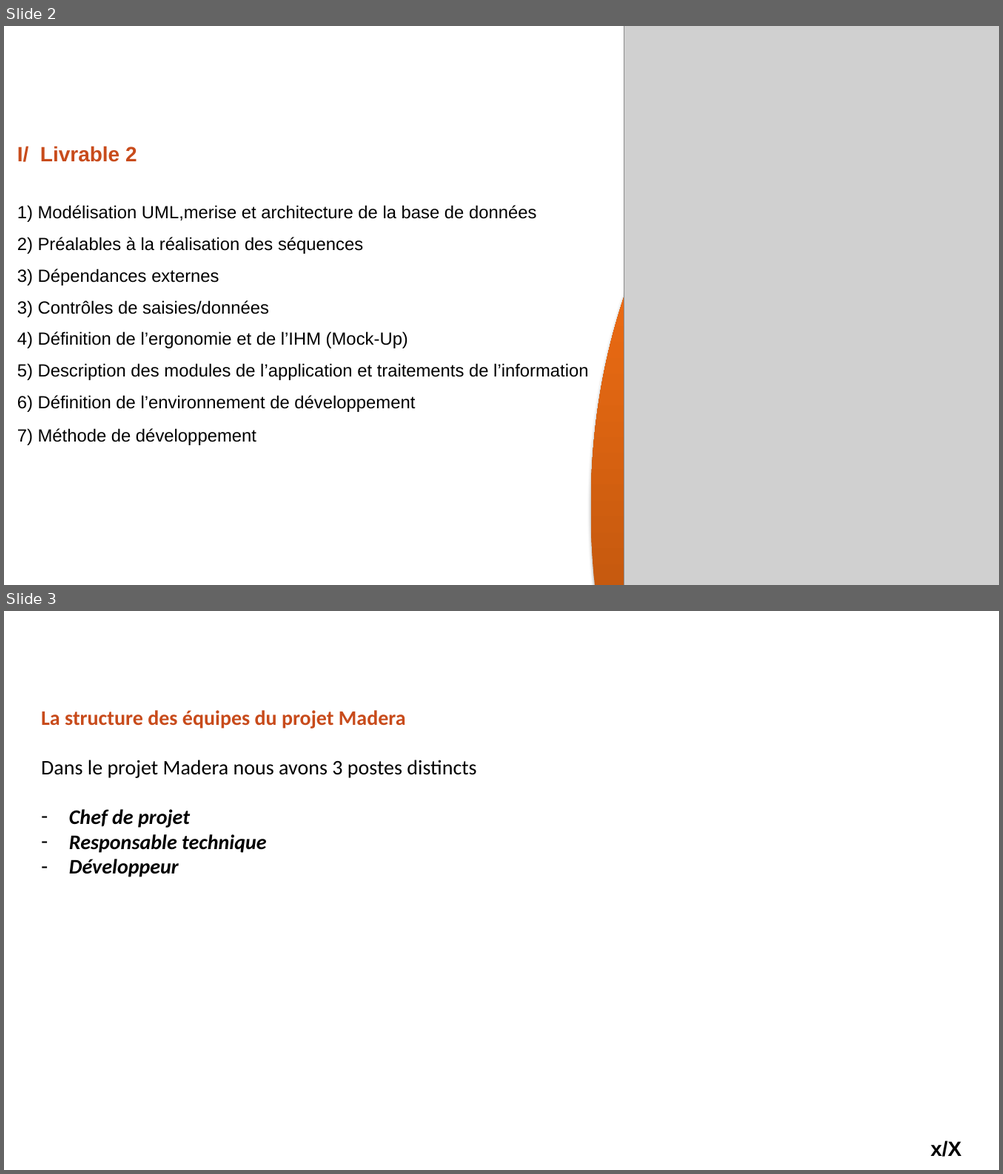
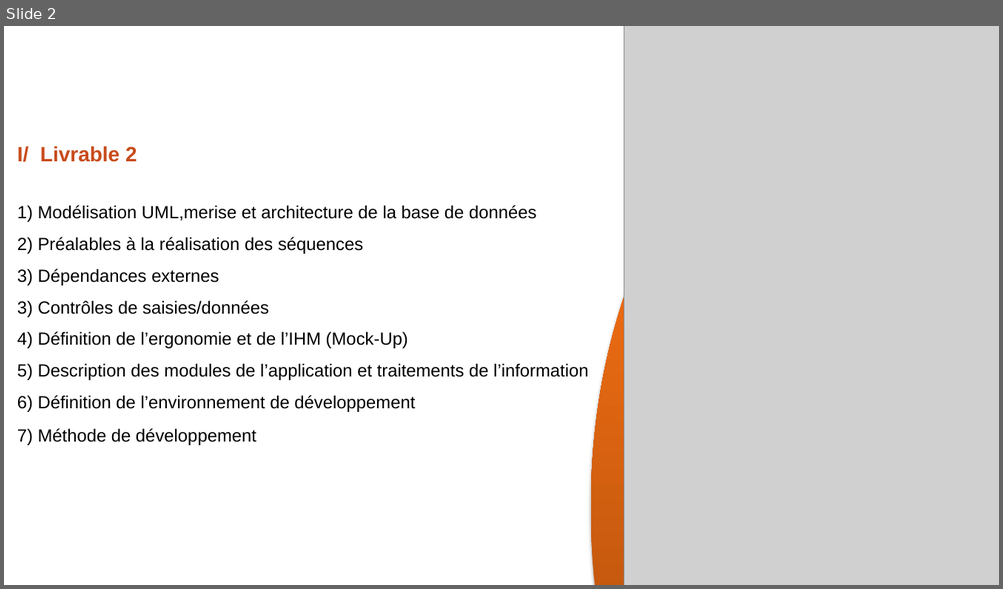
Before and after one commit to Sag64/PFR, a slide deck: Livrable2/Présentation_video_technique.pptx. Shown one above the other, each under a label of ours: slides 2 and 3 before the commit, slide 2 after it. The pictures are 1003x1174 and 1003x589 pixels, drawn with LibreOffice and Linux fonts; fonts in the diff are those of the drawing; grey boxes stand for pictures; background and template pictures are left out. Boxes give left, top, right and bottom in pixels: in the first picture for what was removed or moved away, otherwise in the second. Text is boxed around its words. In the diff, an @@ line names an element or a change of style, - is before the commit and + after.

```diff
--- a/Livrable2/Présentation_video_technique.pptx
+++ b/Livrable2/Présentation_video_technique.pptx
@@ slide 3 removed at (4, 611, 999, 1170), background picture (left out) @@
@@ text removed at (11, 628, 543, 671) @@
-1) Modèle de slide
@@ text removed at (41, 710, 476, 877) @@
-La structure des équipes du projet Madera
-Dans le projet Madera nous avons 3 postes distincts
-– Chef de projet
-– Responsable technique
-– Développeur
@@ text removed at (930, 1141, 962, 1157) @@
-x/X
```
Also in this commit, not shown: 2 slides added, 2 other files.
